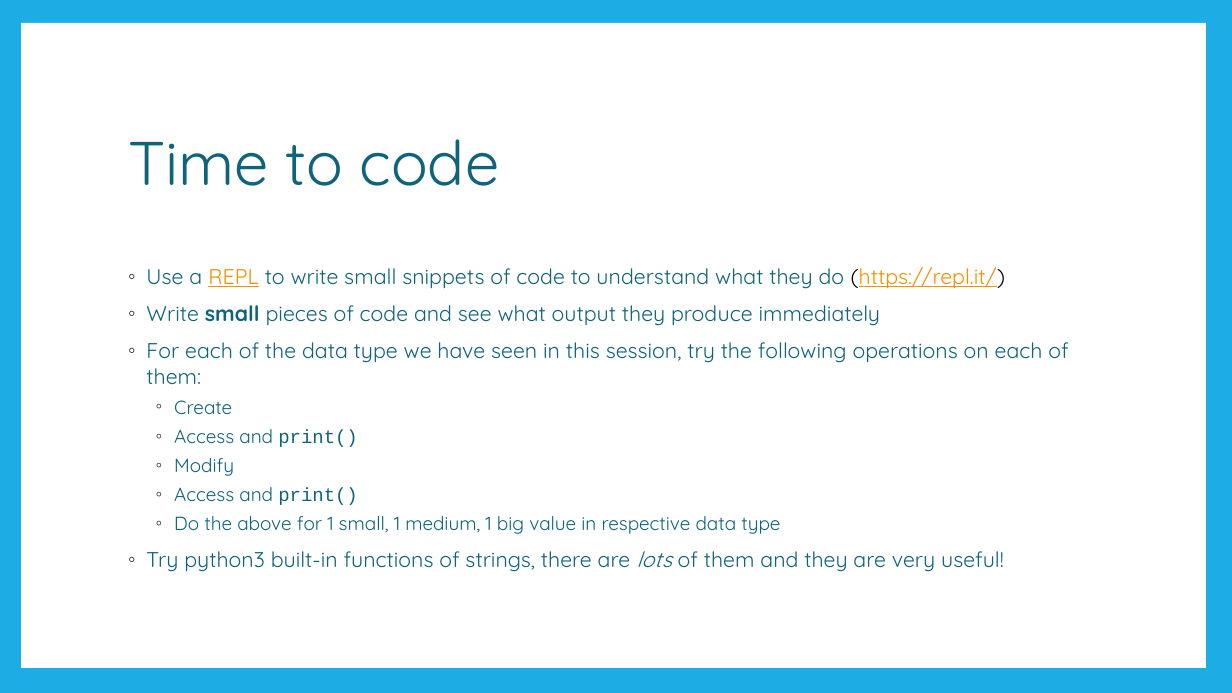
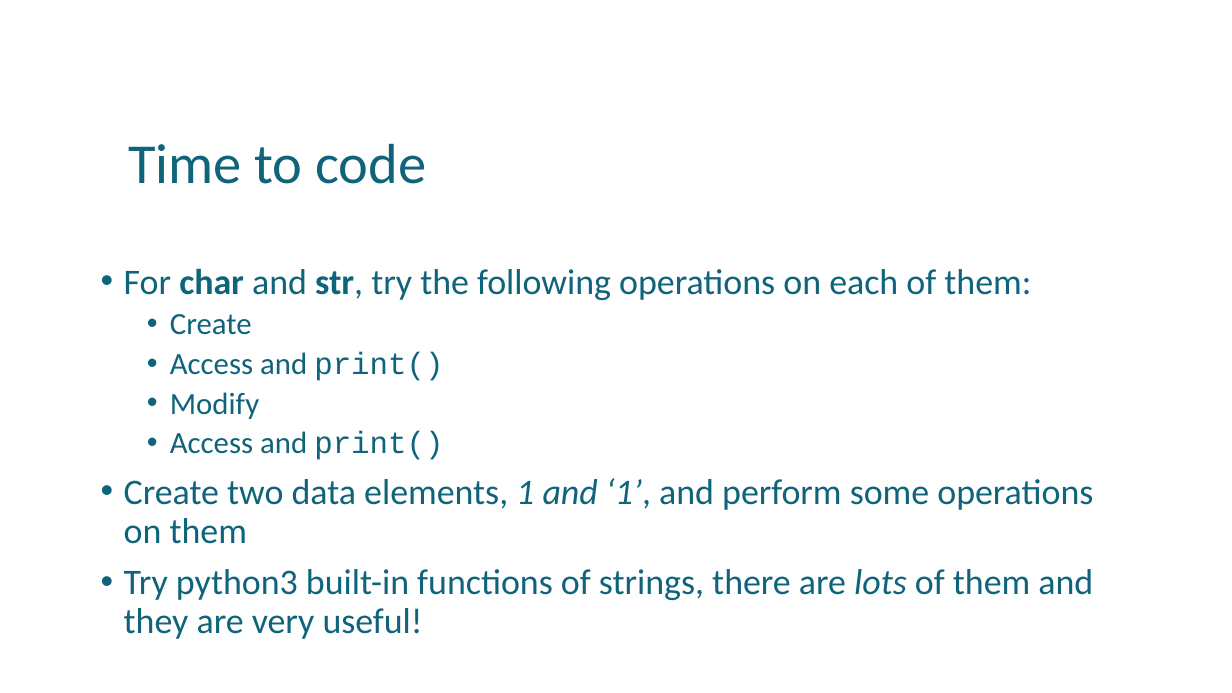
Before and after one commit to uday87j/teach_python, a slide deck: slide 14 of fundamentals/4-Conditionals, String.pptx (slide 11 before the commit). Drawn at 1232x693 pixels with LibreOffice and Linux fonts; fonts in the diff are those of the drawing. Boxes give left, top, right and bottom in pixels: in the first picture for what was removed or moved away, otherwise in the second. Text is boxed around its words. In the diff, an @@ line names an element or a change of style, - is before the commit and + after.

Commit message:
Add more context to sessions 3 and 4

```diff
--- a/fundamentals/4-Conditionals, String.pptx
+++ b/fundamentals/4-Conditionals, String.pptx
@@ rectangle removed at [0, 0, 1232, 693] @@
@@ rectangle removed at [21, 23, 1206, 668] @@
@@ title "Time to code" at [128, 143, 426, 184]: size 48 to 44 pt, font Quicksand to Calibri @@
@@ text "For char and str, try ...": place and size @@
-text "For char and str, try ..." at [146, 267, 1068, 572]
+text "For char and str, try ..." at [124, 268, 1093, 639]
@@ text at [124, 268, 1031, 300]: text changed; size 16.6 to 28 pt; font Quicksand to Calibri @@
-◦ Use a REPL to write small snippets of code to understand what they do (https://repl.it/)
-◦ Write small pieces of code and see what output they produce immediately
-◦ For each of the data type we have seen in this session, try the following operations on each of them:
+• For char and str, try the following operations on each of them:
@@ text at [124, 314, 1093, 639]: size 14.8 to 24 pt in "Create", "Access and print()", "Modify", "Access and print()"; font Quicksand to Calibri in "Create", "Access and", "Modify", "Access and" and 1 more places; size 16.6 to 28 pt in "Try python3 built-in functions of strings, there ..."; bullet ◦ to •; line spacing 1 to 0.9; more space between paragraphs @@
@@ text at [124, 478, 1093, 544]: text changed; size 14.8 to 28 pt; font Quicksand to Calibri @@
-  ◦ Do the above for 1 small, 1 medium, 1 big value in respective data type
+• Create two data elements, 1 and ‘1’, and perform some operations on them
```
Also in this commit, not shown: 11 other slides changed, 3 slides added, 1 slide removed, 1 other file.
